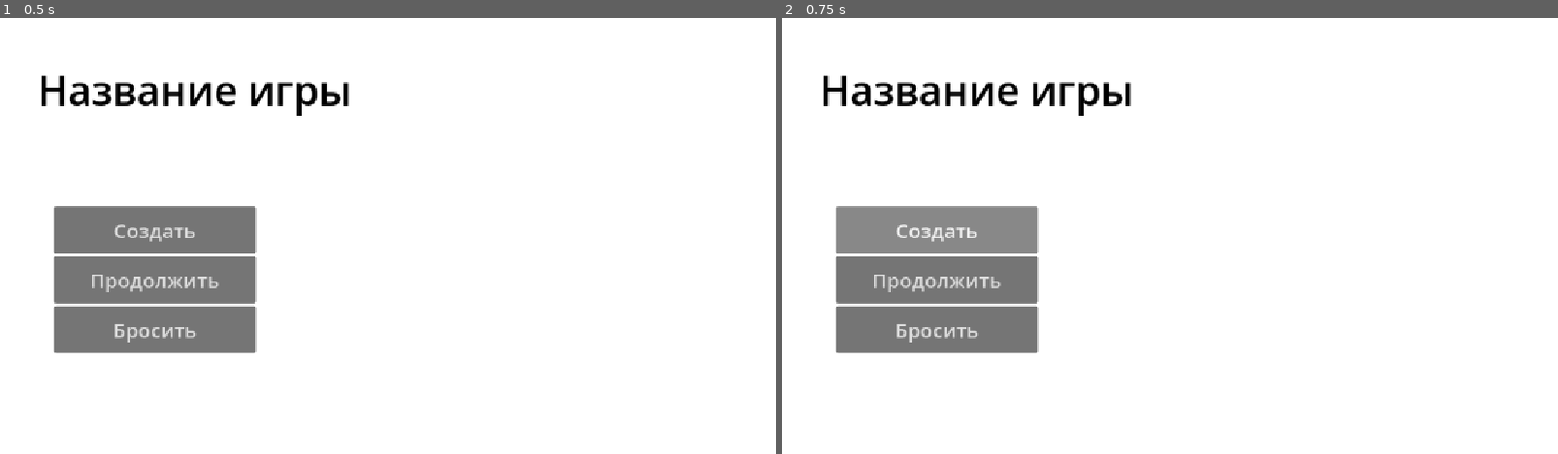
Above: before the commit, frames 1-2 (left to right).
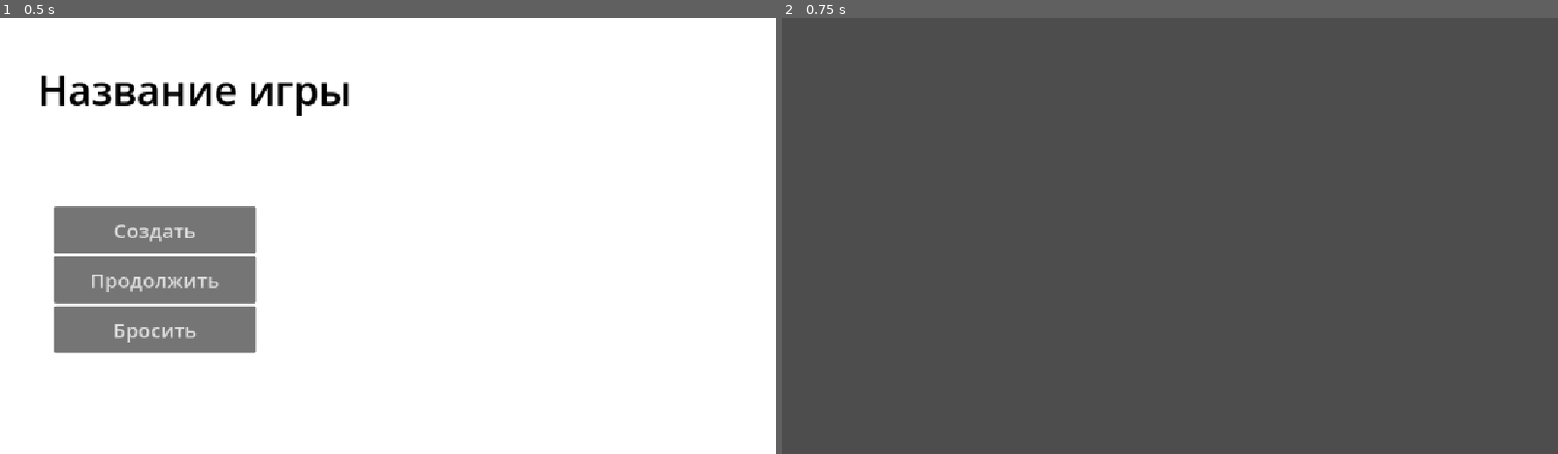
Above: after the commit, the same moments.

Repository: LubCore12/Untitled-Project
Game: Godot game, scene res://scenes/menu.tscn
The game is run twice, just before and just after one commit, with the same random seed, the same clock (stepped at 60 frames per second) and the same inputs. Before the commit the project has no main scene; this scene is started directly in both runs.
Inputs:
- Up to frame 1 (0.5 s): no input
- Up to frame 2 (0.75 s): click "Создать" at 0.5 s

Frame 1 is identical in both runs. In frame 2, 100% of the frame differs, in the area x 0-100%, y 0-100%.

Commit message:
Added game start button

Diff:
--- a/project.godot
+++ b/project.godot
@@ -11,6 +11,7 @@
 [application]
 
 config/name="MaxterJam"
+run/main_scene="uid://ds51tn52l6rqd"
 config/features=PackedStringArray("4.7", "Forward Plus")
 config/icon="res://icon.svg"
 
--- /dev/null
+++ b/scenes/game.tscn
@@ -0,0 +1,3 @@
+[gd_scene format=3 uid="uid://bs2o8vhxajrgr"]
+
+[node name="Game" type="Node2D" unique_id=842761796]
--- /dev/null
+++ b/scenes/menu.gd
@@ -0,0 +1,6 @@
+extends Control
+
+@onready var game_scene = "res://scenes/game.tscn"
+
+func _on_play_pressed() -> void:
+	get_tree().change_scene_to_file(game_scene)
--- a/scenes/menu.tscn
+++ b/scenes/menu.tscn
@@ -1,4 +1,6 @@
 [gd_scene format=3 uid="uid://ds51tn52l6rqd"]
+
+[ext_resource type="Script" uid="uid://eolkuvmrcgi2" path="res://scenes/menu.gd" id="1_yqeox"]
 
 [node name="Menu" type="Control" unique_id=989188303]
 layout_mode = 3
@@ -7,6 +9,7 @@
 anchor_bottom = 1.0
 grow_horizontal = 2
 grow_vertical = 2
+script = ExtResource("1_yqeox")
 
 [node name="BG" type="ColorRect" parent="." unique_id=1378973409]
 layout_mode = 1
@@ -64,3 +67,5 @@
 layout_mode = 2
 theme_override_font_sizes/font_size = 30
 text = "Бросить"
+
+[connection signal="pressed" from="Buttons/Play" to="." method="_on_play_pressed"]
--- /dev/null
+++ b/scenes/player.tscn
@@ -0,0 +1,10 @@
+[gd_scene format=3 uid="uid://0keq2j52jcvb"]
+
+[sub_resource type="RectangleShape2D" id="RectangleShape2D_u8vuu"]
+
+[node name="Player" type="CharacterBody2D" unique_id=573671080]
+
+[node name="Sprite" type="Sprite2D" parent="." unique_id=457892774]
+
+[node name="Shape" type="CollisionShape2D" parent="." unique_id=1543652613]
+shape = SubResource("RectangleShape2D_u8vuu")
Not shown, added: scenes/menu.gd.uid
